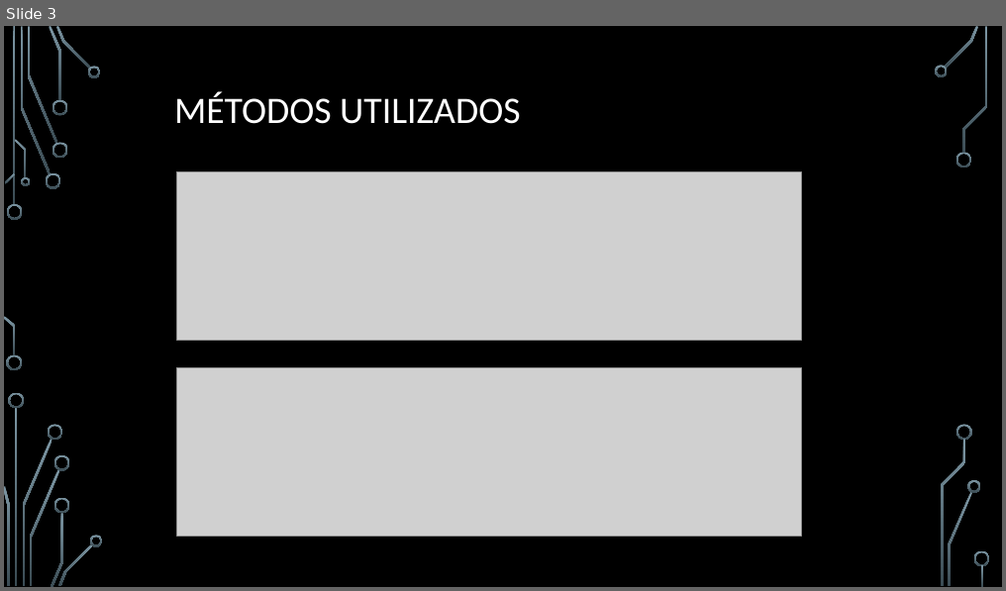
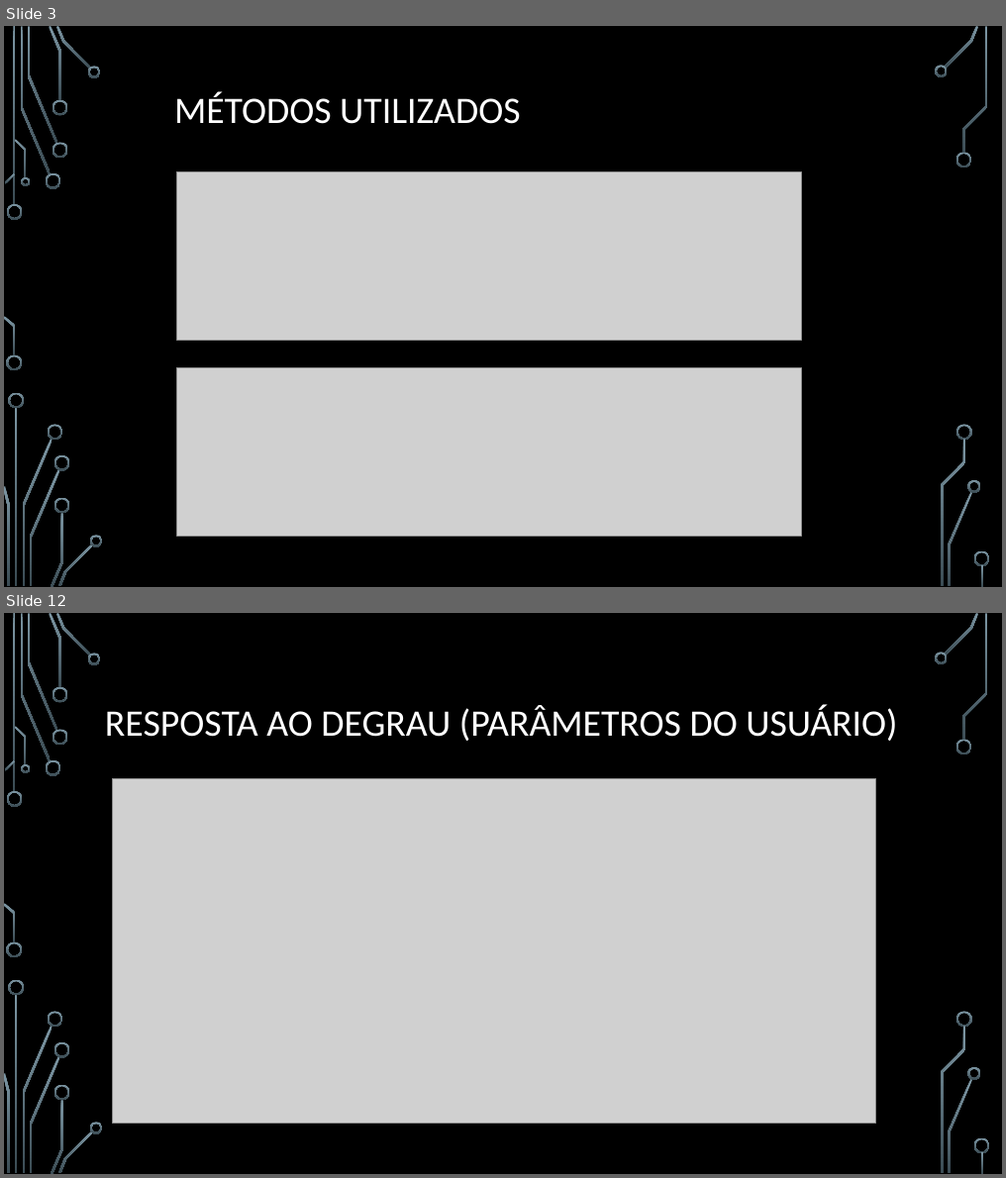
Before and after one commit to MathCarv/C213, a slide deck: documents/Trabalho de Sistemas Embarcados (C213).pptx. Shown one above the other, each under a label of ours: slide 3 before the commit, slides 3 and 12 after it; the slides between them are not shown. The pictures are 1006x591 and 1006x1178 pixels, drawn with LibreOffice and Linux fonts; fonts in the diff are those of the drawing; grey boxes stand for pictures; background and template pictures are left out. Boxes give left, top, right and bottom in pixels: in the first picture for what was removed or moved away, otherwise in the second. Text is boxed around its words. In the diff, an @@ line names an element or a change of style, - is before the commit and + after.

```diff
--- a/documents/Trabalho de Sistemas Embarcados (C213).pptx
+++ b/documents/Trabalho de Sistemas Embarcados (C213).pptx
@@ slide 12 added at <box>4,613,1002,1174</box>, background picture (left out); not listed: 36 template elements that a slide beside it also shows @@
@@ title added at <box>105,704,897,741</box>, 36 pt, text #FFFFFF @@
+RESPOSTA AO DEGRAU (PARÂMETROS DO USUÁRIO)
@@ picture added at <box>113,778,875,1124</box> @@
```
Also in this commit, not shown: 9 other slides added, 1 slide removed, 9 other files.
